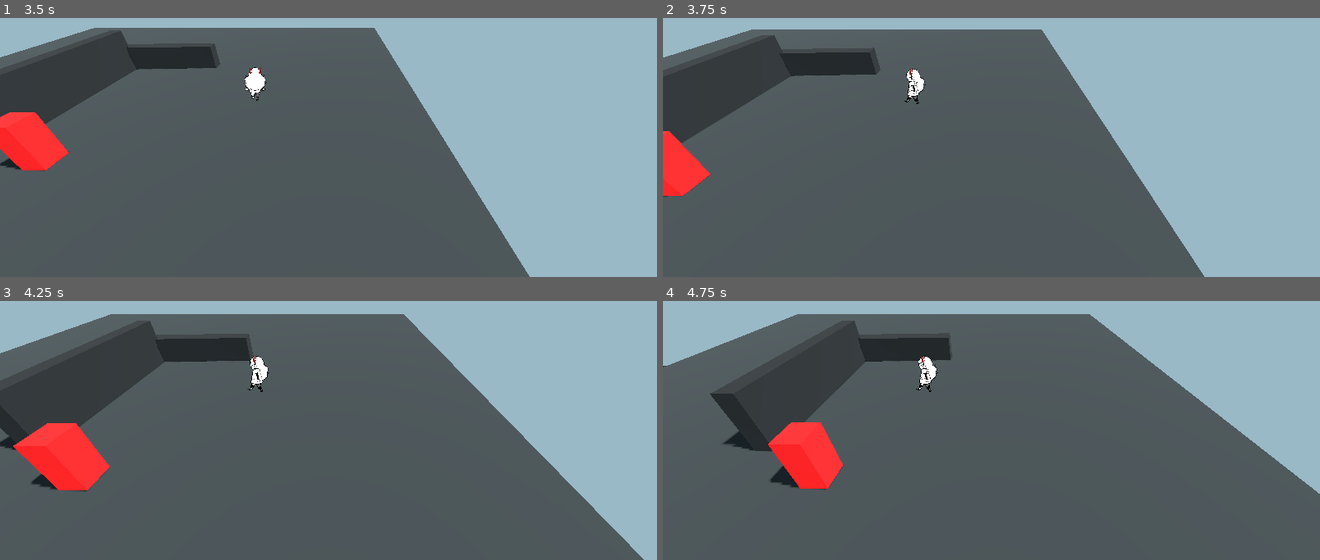
Above: before the commit, frames 1-4 (two rows, left to right).
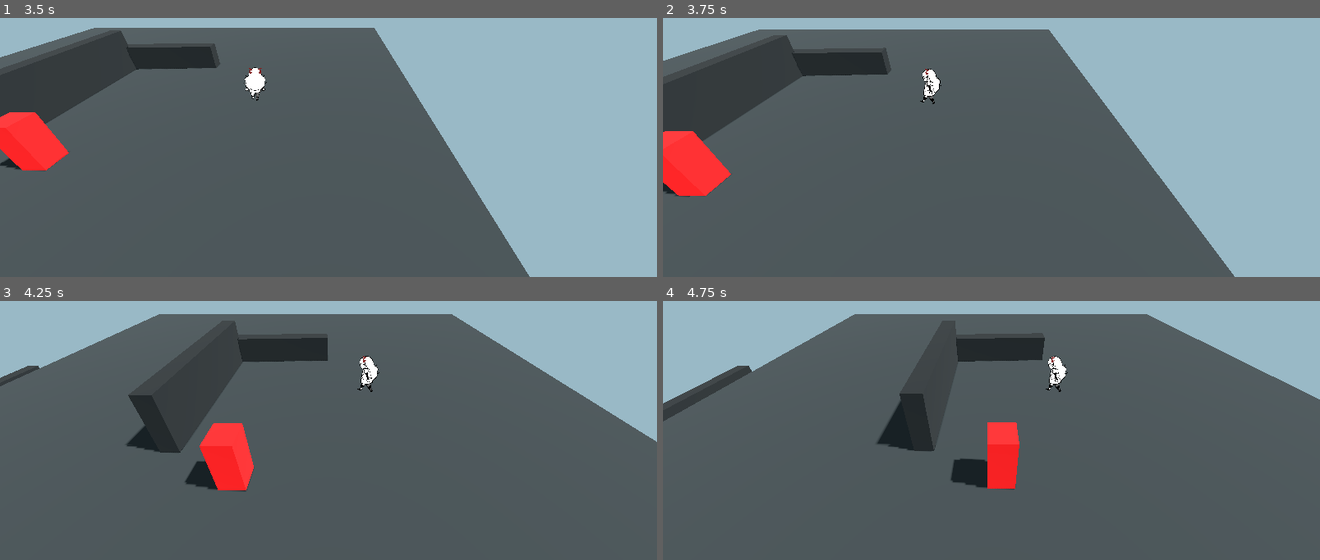
Above: after the commit, the same moments.

Repository: MuriloScalconSantos/GameJamPlus_2026
Game: Godot game, scene res://Scenes/mundo_teste.tscn
Two runs of this game, one before a commit and one after it. Both use one fixed random seed, a clock stepped at 60 frames per second and the inputs below.
Inputs:
- Up to frame 1 (3.5 s): tap Enter at 0.5 s; hold D 0.53-1.28 s; hold S 1.28-2.03 s; hold D 2.03-2.78 s; hold W from 2.78 s (still down)
- Up to frame 2 (3.75 s): release W at 3.53 s; hold A from 3.53 s (still down)
- Up to frame 3 (4.25 s): keep holding A
- Up to frame 4 (4.75 s): keep holding A

Frame 1 is identical in both runs. In frame 2, 5.0% of the frame differs, in the area x 0-87%, y 4-100%; in frame 3, 29%, in the area x 0-100%, y 5-100%; in frame 4, 24%.

Commit message:
Restaura camera da versao com caminhada direcional

Diff:
--- a/player/camera_3d.gd
+++ b/player/camera_3d.gd
@@ -1,6 +1,6 @@
 extends Camera3D
 ## Câmera com seguimento por mola (delay + momentum).
-## Desloca parte do offset X quando o jogador vira para a esquerda.
+## Espelha o offset X (ex.: 1.30 -> -1.30) quando o jogador vira para a esquerda.
 ## Mantenha a Camera3D como filha do jogador: o script a desacopla sozinho.
 ## A posição/ângulo que você deixar no editor define o offset e a rotação fixa
 ## (o offset do editor corresponde ao jogador olhando para a DIREITA).
@@ -27,10 +27,8 @@
 # ESPELHAMENTO HORIZONTAL
 # ---------------------------------------------------------------------------
 @export_group("Espelhamento")
-## Desloca o offset X do editor ao virar para a esquerda.
+## Espelha o offset X do editor ao virar para a esquerda (1.30 -> -1.30).
 @export var mirror_offset: bool = true
-## Fração da troca completa de lado: 0 = sem troca, 1 = espelhamento total.
-@export_range(0.0, 1.0) var mirror_strength: float = 0.15
 ## Velocidade da troca de lado. Menor = troca mais lenta e suave.
 @export var flip_smoothing: float = 6.0
 ## Deslocamento extra em X na direção em que o jogador olha (0 = só espelha o offset).
@@ -136,10 +134,9 @@
 	fov = lerpf(fov, target_fov, 1.0 - exp(-fov_smoothing * delta))
 
 
-## Offset do editor com uma troca parcial de lado (1 = direita, -1 = esquerda).
+## Offset do editor com o X espelhado conforme o lado (1 = direita, -1 = esquerda).
 func _get_mirrored_offset(side: float) -> Vector3:
-	var mirrored_x: float = _offset.x * side
-	var x: float = lerpf(_offset.x, mirrored_x, mirror_strength) if mirror_offset else _offset.x
+	var x: float = _offset.x * (side if mirror_offset else 1.0)
 	x += facing_offset * side
 	return Vector3(x, _offset.y, _offset.z)
 
